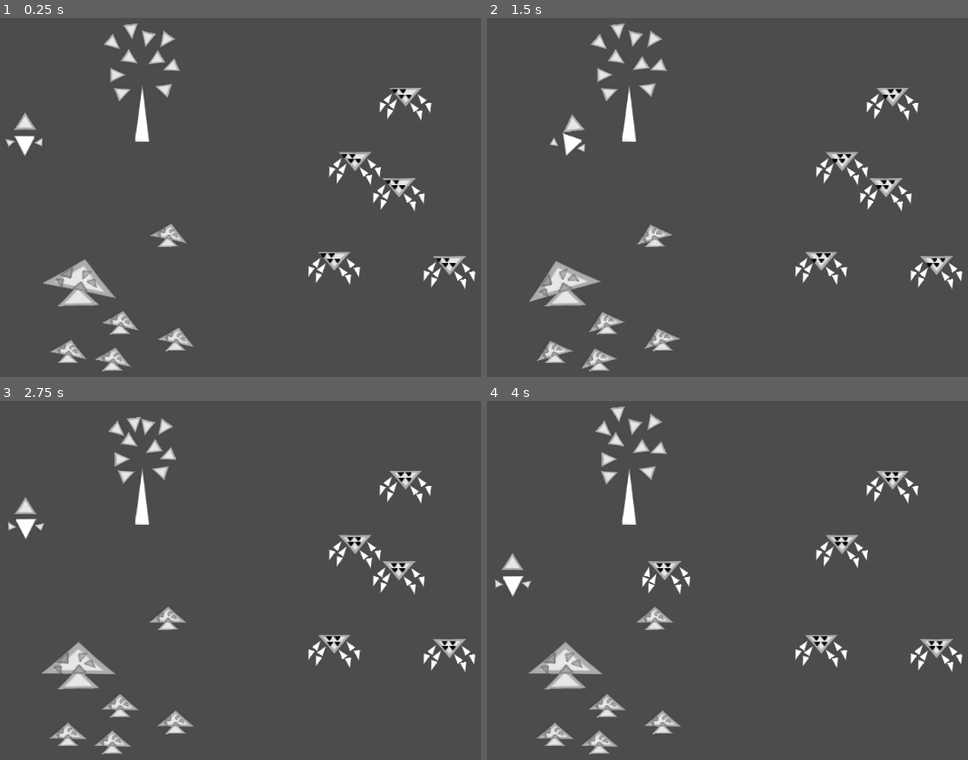
Above: before the commit, frames 1-4 (two rows, left to right).
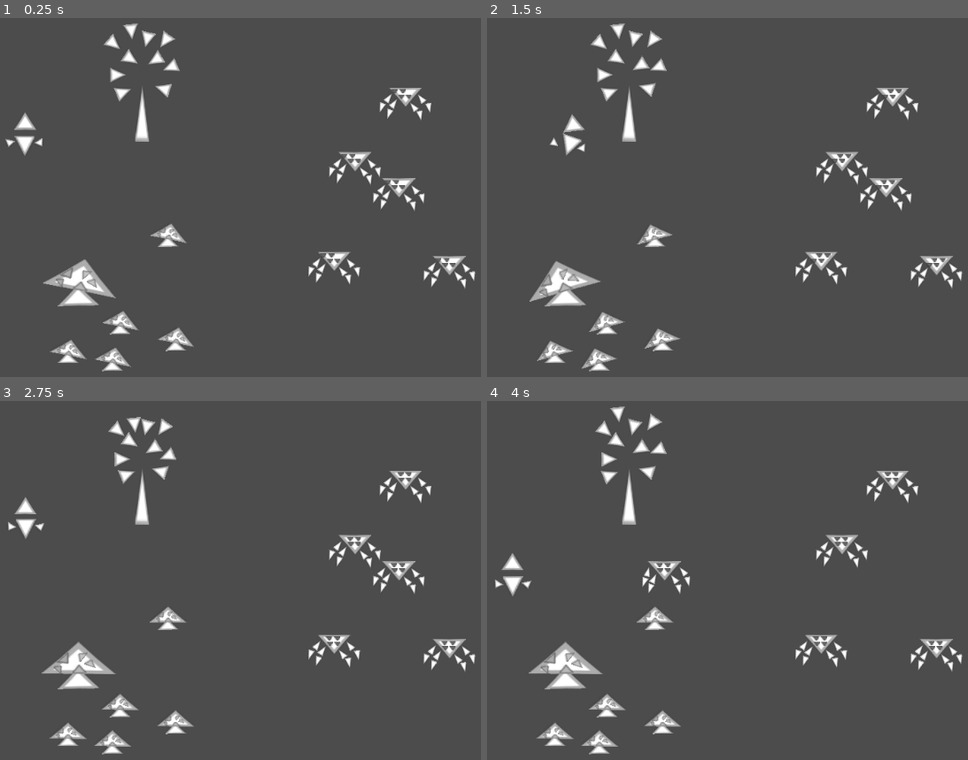
Above: after the commit, the same moments.

Repository: Mequam/Sound_Mess
Game: Godot game, scene res://test_2d_space.tscn
Two runs of this game, one before a commit and one after it. Both use one fixed random seed, a clock stepped at 60 frames per second and the inputs below.
Inputs (mouse positions are in pixels of both pictures, inside the frame that each line leads up to):
- Up to frame 1 (0.25 s): no input
- Up to frame 2 (1.5 s): move the mouse to (934, 190) at 0.52 s; tap 1 (NOTE_0) at 0.6 s; tap Space at 0.77 s; move the mouse to (636, 229) at 1.27 s; tap 2 (NOTE_1) at 1.35 s
- Up to frame 3 (2.75 s): tap Space at 1.52 s; move the mouse to (365, 501) at 2.02 s; tap 3 (NOTE_2) at 2.1 s
- Up to frame 4 (4 s): move the mouse to (741, 677) at 2.77 s; tap 4 (NOTE_3) at 2.85 s; tap Space at 3.02, 3.77 s; move the mouse to (outside the picture) at 3.52 s; tap 5 (NOTE_4) at 3.6 s

The runs differ from the first frame. In frame 1, 0.9% of the frame differs, in the area x 2-99%, y 19-76%; in frame 2, 0.9%; in frame 3, 0.9%, in the area x 3-99%, y 19-76%; in frame 4, 0.9%.

Commit message:
made the even triangle center brighter, added a border on the long triangle and made the spider eyes brighter so a border can be seen and they respond to modulation

Diff:
--- a/SpiderSprite.tscn
+++ b/SpiderSprite.tscn
@@ -581,25 +581,25 @@
 texture = ExtResource( 2 )
 
 [node name="eye_top_left" type="Sprite" parent="."]
-modulate = Color( 0, 0, 0, 1 )
+modulate = Color( 0.403922, 0.403922, 0.403922, 1 )
 position = Vector2( -21.089, -16.3149 )
 scale = Vector2( 0.036141, 0.0284015 )
 texture = ExtResource( 1 )
 
 [node name="eye_top_right" type="Sprite" parent="."]
-modulate = Color( 0, 0, 0, 1 )
+modulate = Color( 0.403922, 0.403922, 0.403922, 1 )
 position = Vector2( 2.42978, -16.3473 )
 scale = Vector2( 0.036141, 0.0284015 )
 texture = ExtResource( 1 )
 
 [node name="eye_bottom_right" type="Sprite" parent="."]
-modulate = Color( 0, 0, 0, 1 )
+modulate = Color( 0.403922, 0.403922, 0.403922, 1 )
 position = Vector2( 10.7923, -1.47043 )
 scale = Vector2( 0.036141, 0.0284015 )
 texture = ExtResource( 1 )
 
 [node name="eye_bottom_left" type="Sprite" parent="."]
-modulate = Color( 0, 0, 0, 1 )
+modulate = Color( 0.403922, 0.403922, 0.403922, 1 )
 position = Vector2( -10.2602, -1.47043 )
 scale = Vector2( 0.036141, 0.0284015 )
 texture = ExtResource( 1 )
Binary file changed: triangles/even_triangle.png
Binary file changed: triangles/long_triangle.png
